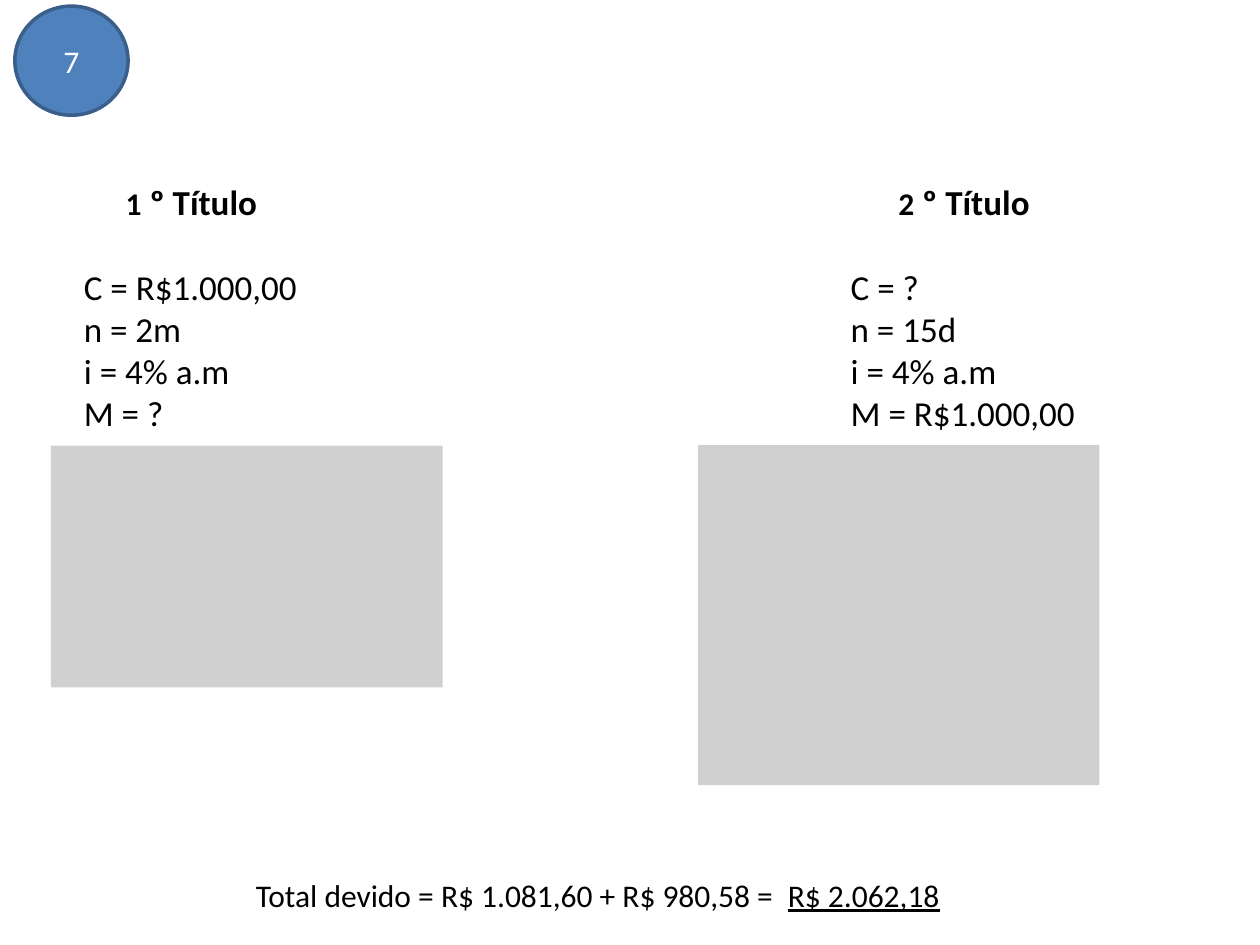
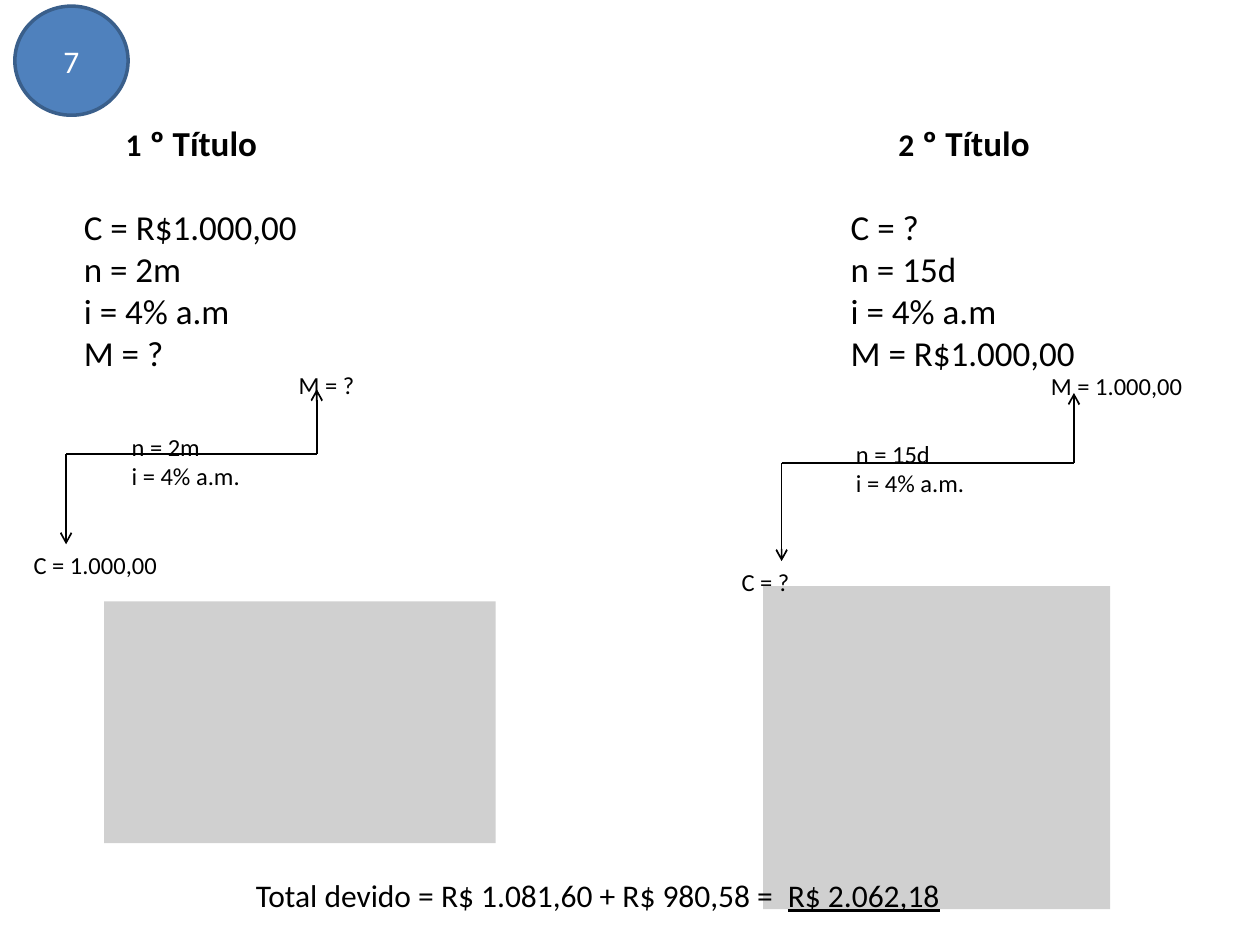
Before and after one commit to avelinoferreiragf/avelino, a slide deck: slide 11 of Gestao Estrategica TI/06 - Análise de Viabilidade de Projetos/Exercícios.pptx (slide 7 before the commit). Drawn at 1260x945 pixels with LibreOffice and Linux fonts; fonts in the diff are those of the drawing; grey boxes stand for pictures. Boxes give left, top, right and bottom in pixels: in the first picture for what was removed or moved away, otherwise in the second. Text is boxed around its words. In the diff, an @@ line names an element or a change of style, - is before the commit and + after.

```diff
--- a/Gestao Estrategica TI/06 - Análise de Viabilidade de Projetos/Exercícios.pptx
+++ b/Gestao Estrategica TI/06 - Análise de Viabilidade de Projetos/Exercícios.pptx
@@ text "1 º Título": place and size @@
-text "1 º Título" at [84,190,297,426]
+text "1 º Título" at [84,131,297,366]
@@ text "2 º Título": place and size @@
-text "2 º Título" at [851,190,1075,431]
+text "2 º Título" at [851,131,1075,371]
@@ group added at [34,378,320,577]: 3 texts, 2 arrows, 1 line @@
+C = 1.000,00
+n = 2m
+i = 4% a.m.
+M = ?
@@ group added at [742,379,1182,591]: 3 texts, 2 arrows, 1 line @@
+C = ?
+n = 15d
+i = 4% a.m.
+M = 1.000,00
@@ picture removed at [52,446,444,688] @@
@@ picture: place and size @@
-picture at [698,445,1100,785]
+picture at [764,586,1110,908]
@@ picture added at [105,601,496,843] @@
```
Also in this commit, not shown: 1 other slide changed, 8 slides added.
